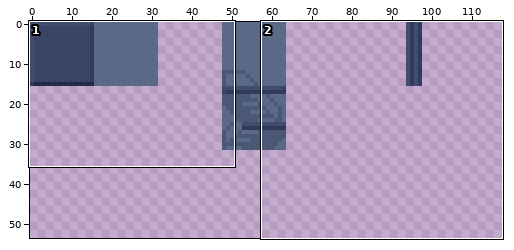
Edited in one commit: sprite sheet (sprites/tiles.png). Above, an overview of the earlier version with the close-up marked.
Close-up. The starting point:
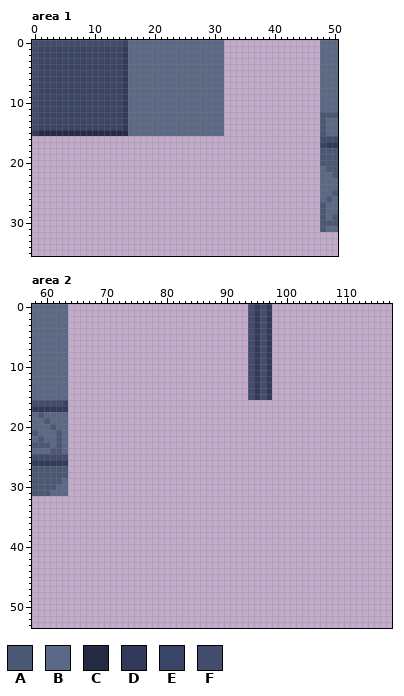
The file is 128x64 pixels. Shown: area 1: x 0..50, y 0..35; area 2: x 58..117, y 0..53. The wide view leaves out empty margins.
Palette (. is transparent): A #4a5876  B #5a6988  C #262b44  D #313a5a  E #3a4466  F #414c6e
Pixels before, area 1, first column x 0:
 0 FFFFFFFFFFFFFFFEBBBBBBBBBBBBBBBB................BBB
 1 FEEEEEEEEEEEEEEDBBBBBBBBBBBBBBBB................BBB
 2 FEEEEEEEEEEEEEEDBBBBBBBBBBBBBBBB................BBB
 3 FEEEEEEEEEEEEEEDBBBBBBBBBBBBBBBB................BBB
 4 FEEEEEEEEEEEEEEDBBBBBBBBBBBBBBBB................BBB
 5 FEEEEEEEEEEEEEEDBBBBBBBBBBBBBBBB................BBB
 6 FEEEEEEEEEEEEEEDBBBBBBBBBBBBBBBB................BBB
 7 FEEEEEEEEEEEEEEDBBBBBBBBBBBBBBBB................BBB
 8 FEEEEEEEEEEEEEEDBBBBBBBBBBBBBBBB................BBB
 9 FEEEEEEEEEEEEEEDBBBBBBBBBBBBBBBB................BBB
10 FEEEEEEEEEEEEEEDBBBBBBBBBBBBBBBB................BBB
11 FEEEEEEEEEEEEEEDBBBBBBBBBBBBBBBB................BBB
12 FEEEEEEEEEEEEEEDBBBBBBBBBBBBBBBB................AAA
13 FEEEEEEEEEEEEEEDBBBBBBBBBBBBBBBB................ABB
14 FEEEEEEEEEEEEEEDBBBBBBBBBBBBBBBB................ABB
15 DCCCCCCCCCCCCCCCBBBBBBBBBBBBBBBB................ABB
16 ................................................FFF
17 ................................................EDD
18 ................................................AAA
19 ................................................AAA
20 ................................................AAA
21 ................................................BAA
22 ................................................BBA
23 ................................................BBB
24 ................................................BBB
25 ................................................BBA
26 ................................................BAB
27 ................................................ABB
28 ................................................ABB
29 ................................................ABA
30 ................................................AAA
31 ................................................ABB
Pixels before, area 2 (only the part around the change), first column x 58:
 0 BBBBBB..............................FDFD....................
 1 BBBBBB..............................FDFD....................
 2 BBBBBB..............................FDFD....................
 3 BBBBBB..............................FDFD....................
 4 BBBBBB..............................FDFD....................
 5 BBBBBB..............................FDFD....................
 6 BBBBBB..............................FDFD....................
 7 BBBBBB..............................FDFD....................
 8 BBBBBB..............................FDFD....................
 9 BBBBBB..............................FDFD....................
10 BBBBBB..............................FDFD....................
11 BBBBBB..............................FDFD....................
12 BBBBBB..............................FDFD....................
13 BBBBBB..............................FDFD....................
14 BBBBBB..............................FDFD....................
15 BBBBBB..............................FDFD....................
16 FFFFFE......................................................
17 DDDDDD......................................................
18 BABBBB......................................................
19 BBABBB......................................................
20 BBBABB......................................................
21 ABBBAB......................................................
22 BABBAB......................................................
23 AAABAB......................................................
24 BBBAAB......................................................
25 FFFFFF......................................................
26 DDDDDD......................................................
27 AAAAAA......................................................
28 AAAAAA......................................................
29 AAAAAB......................................................
30 AAAABB......................................................
31 AAABBB......................................................
32 ............................................................
33 ............................................................
34 ............................................................
35 ............................................................
36 ............................................................
37 ............................................................
38 ............................................................
39 ............................................................
40 ............................................................
41 ............................................................
42 ............................................................
43 ............................................................
44 ............................................................
45 ............................................................
46 ............................................................
47 ............................................................
48 ............................................................
49 ............................................................
50 ............................................................
51 ............................................................
52 ............................................................
53 ............................................................
Once edited:
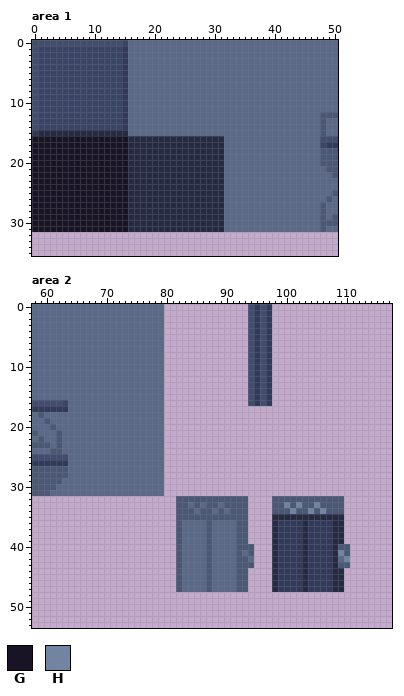
Colours new in this view: G #181425  H #7184a1
From old to new:
Changed rows in their new state; - is an unchanged pixel.
Area 1:
first column x 0:
 0 --------------------------------BBBBBBBBBBBBBBBB
 1 --------------------------------BBBBBBBBBBBBBBBB
 2 --------------------------------BBBBBBBBBBBBBBBB
 3 --------------------------------BBBBBBBBBBBBBBBB
 4 --------------------------------BBBBBBBBBBBBBBBB
 5 --------------------------------BBBBBBBBBBBBBBBB
 6 --------------------------------BBBBBBBBBBBBBBBB
 7 --------------------------------BBBBBBBBBBBBBBBB
 8 --------------------------------BBBBBBBBBBBBBBBB
 9 --------------------------------BBBBBBBBBBBBBBBB
10 --------------------------------BBBBBBBBBBBBBBBB
11 --------------------------------BBBBBBBBBBBBBBBB
12 --------------------------------BBBBBBBBBBBBBBBB
13 --------------------------------BBBBBBBBBBBBBBBB
14 --------------------------------BBBBBBBBBBBBBBBB
15 --------------------------------BBBBBBBBBBBBBBBB
16 GGGGGGGGGGGGGGGGCCCCCCCCCCCCCCCCBBBBBBBBBBBBBBBB
17 GGGGGGGGGGGGGGGGCCCCCCCCCCCCCCCCBBBBBBBBBBBBBBBB
18 GGGGGGGGGGGGGGGGCCCCCCCCCCCCCCCCBBBBBBBBBBBBBBBB
19 GGGGGGGGGGGGGGGGCCCCCCCCCCCCCCCCBBBBBBBBBBBBBBBB
20 GGGGGGGGGGGGGGGGCCCCCCCCCCCCCCCCBBBBBBBBBBBBBBBB
21 GGGGGGGGGGGGGGGGCCCCCCCCCCCCCCCCBBBBBBBBBBBBBBBB
22 GGGGGGGGGGGGGGGGCCCCCCCCCCCCCCCCBBBBBBBBBBBBBBBB
23 GGGGGGGGGGGGGGGGCCCCCCCCCCCCCCCCBBBBBBBBBBBBBBBB
24 GGGGGGGGGGGGGGGGCCCCCCCCCCCCCCCCBBBBBBBBBBBBBBBB
25 GGGGGGGGGGGGGGGGCCCCCCCCCCCCCCCCBBBBBBBBBBBBBBBB
26 GGGGGGGGGGGGGGGGCCCCCCCCCCCCCCCCBBBBBBBBBBBBBBBB
27 GGGGGGGGGGGGGGGGCCCCCCCCCCCCCCCCBBBBBBBBBBBBBBBB
28 GGGGGGGGGGGGGGGGCCCCCCCCCCCCCCCCBBBBBBBBBBBBBBBB
29 GGGGGGGGGGGGGGGGCCCCCCCCCCCCCCCCBBBBBBBBBBBBBBBB
30 GGGGGGGGGGGGGGGGCCCCCCCCCCCCCCCCBBBBBBBBBBBBBBBB
31 GGGGGGGGGGGGGGGGCCCCCCCCCCCCCCCCBBBBBBBBBBBBBBBB
Area 2:
first column x 64:
 0 BBBBBBBBBBBBBBBB-------------------------------
 1 BBBBBBBBBBBBBBBB-------------------------------
 2 BBBBBBBBBBBBBBBB-------------------------------
 3 BBBBBBBBBBBBBBBB-------------------------------
 4 BBBBBBBBBBBBBBBB-------------------------------
 5 BBBBBBBBBBBBBBBB-------------------------------
 6 BBBBBBBBBBBBBBBB-------------------------------
 7 BBBBBBBBBBBBBBBB-------------------------------
 8 BBBBBBBBBBBBBBBB-------------------------------
 9 BBBBBBBBBBBBBBBB-------------------------------
10 BBBBBBBBBBBBBBBB-------------------------------
11 BBBBBBBBBBBBBBBB-------------------------------
12 BBBBBBBBBBBBBBBB-------------------------------
13 BBBBBBBBBBBBBBBB-------------------------------
14 BBBBBBBBBBBBBBBB-------------------------------
15 BBBBBBBBBBBBBBBB-------------------------------
16 BBBBBBBBBBBBBBBB--------------FDFD-------------
17 BBBBBBBBBBBBBBBB-------------------------------
18 BBBBBBBBBBBBBBBB-------------------------------
19 BBBBBBBBBBBBBBBB-------------------------------
20 BBBBBBBBBBBBBBBB-------------------------------
21 BBBBBBBBBBBBBBBB-------------------------------
22 BBBBBBBBBBBBBBBB-------------------------------
23 BBBBBBBBBBBBBBBB-------------------------------
24 BBBBBBBBBBBBBBBB-------------------------------
25 BBBBBBBBBBBBBBBB-------------------------------
26 BBBBBBBBBBBBBBBB-------------------------------
27 BBBBBBBBBBBBBBBB-------------------------------
28 BBBBBBBBBBBBBBBB-------------------------------
29 BBBBBBBBBBBBBBBB-------------------------------
30 BBBBBBBBBBBBBBBB-------------------------------
31 BBBBBBBBBBBBBBBB-------------------------------
32 ------------------AAAAAAAAAAAA----AAAAAAAAAAAA-
33 ------------------AABABAABAAAA----AAHAHAAHAAAA-
34 ------------------AAABAABABAAA----AAAHAAHAHAAA-
35 ------------------AAAAAAAAAAAA----CCCCCCCCCCCC-
36 ------------------ABBBBABBBBAA----CDDDDCDDDDCC-
37 ------------------ABBBBABBBBAA----CDDDDCDDDDCC-
38 ------------------ABBBBABBBBAA----CDDDDCDDDDCC-
39 ------------------ABBBBABBBBAA----CDDDDCDDDDCC-
40 ------------------ABBBBABBBBAAA---CDDDDCDDDDCAA
41 ------------------ABBBBABBBBABA---CDDDDCDDDDCHA
42 ------------------ABBBBABBBBAAB---CDDDDCDDDDCBH
43 ------------------ABBBBABBBBAAA---CDDDDCDDDDCAA
44 ------------------ABBBBABBBBAA----CDDDDCDDDDCC-
45 ------------------ABBBBABBBBAA----CDDDDCDDDDCC-
46 ------------------ABBBBABBBBAA----CDDDDCDDDDCC-
47 ------------------ABBBBABBBBAA----CDDDDCDDDDCC-
Where, in picture pixels (left, top, right, bottom), the same in both close-ups:
added: (32, 40, 320, 232)
added: (68, 304, 350, 592)
